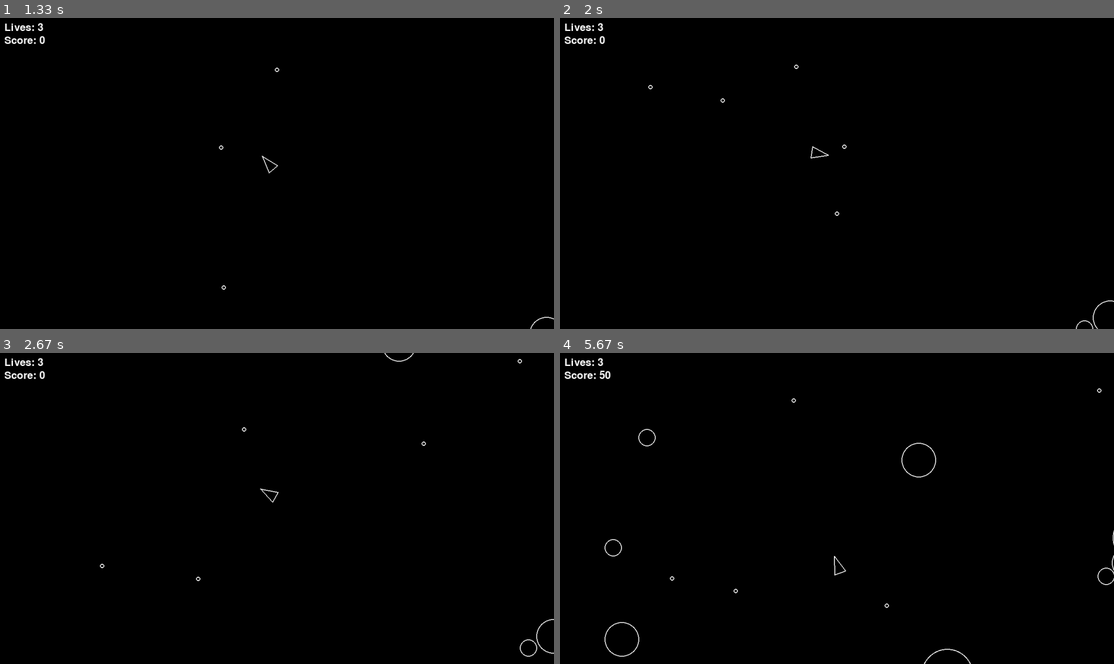
Above: before the commit, frames 1-4 (two rows, left to right).
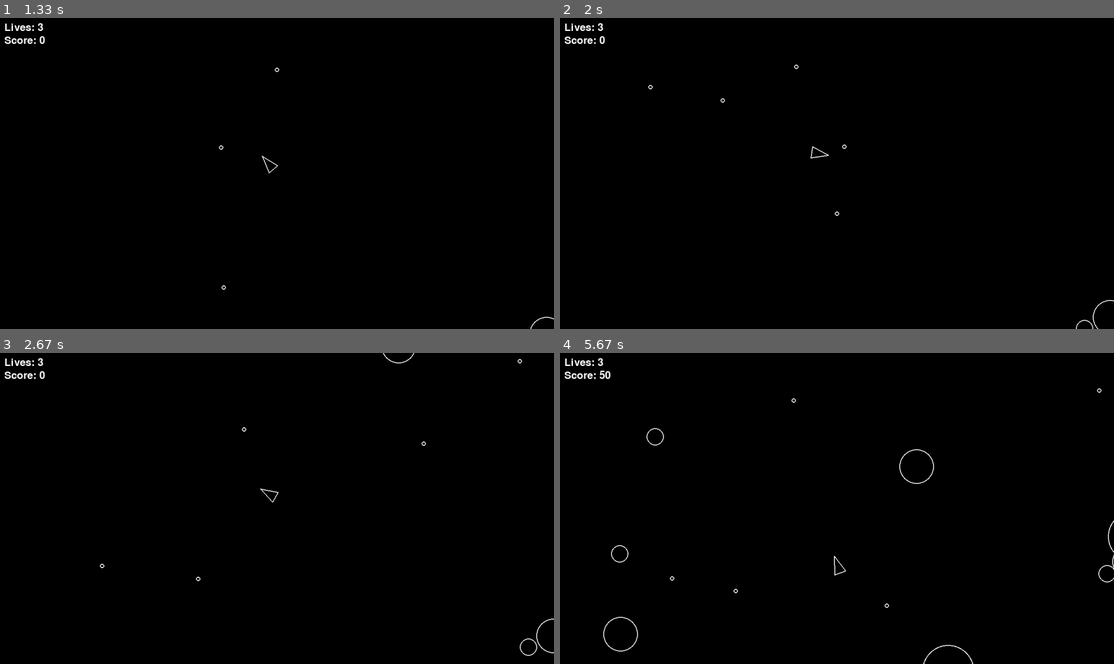
Above: after the commit, the same moments.

Repository: RAm13-dev/asteroid_game
Game: pygame game, started from main.py
The game is run twice, just before and just after one commit, with the same random seed, the same clock (stepped at 60 frames per second) and the same inputs.
Inputs:
- Up to frame 1 (1.33 s): tap Space at 0.33, 0.73, 1.03, 1.23 s; hold D 0.67-1.13 s; hold W from 1.17 s (still down)
- Up to frame 2 (2 s): release W at 1.47 s; hold D 1.5-1.97 s; tap Space at 1.57, 1.87 s
- Up to frame 3 (2.67 s): hold A 2-2.53 s; tap Space at 2.07, 2.37, 2.63 s; hold S from 2.57 s (still down)
- Up to frame 4 (5.67 s): release S at 2.87 s; hold A 2.9-3.3 s; tap Space at 2.97, 3.27, 3.4, 3.8, 4.1, 4.47, 4.87, 5.17, 5.37 s; hold W 3.33-3.7 s; hold D 3.73-4.37 s; hold S 4.4-4.77 s; hold A 4.8-5.27 s; hold D from 5.3 s (still down)

Frame 1 is identical in both runs. In frame 2, less than 0.1% of the frame differs, in the area x 93-100%, y 90-100%; in frame 3, 0.1%; in frame 4, 0.7%, in the area x 7-100%, y 24-100%.

Commit message:
Add difficulty scaling to asteroid spawns

Diff:
--- a/asteroidfield.py
+++ b/asteroidfield.py
@@ -1,94 +1,75 @@
+import random
+
 import pygame
 
-import random
-
 from asteroid import Asteroid
-
-from constants import *
-
-
-
+from constants import (
+    ASTEROID_KINDS,
+    ASTEROID_MAX_RADIUS,
+    ASTEROID_MIN_RADIUS,
+    ASTEROID_SPAWN_RATE_SECONDS,
+    SCREEN_HEIGHT,
+    SCREEN_WIDTH,
+)
 
 
 class AsteroidField(pygame.sprite.Sprite):
+    edges = [
+        [
+            pygame.Vector2(1, 0),
+            lambda y: pygame.Vector2(-ASTEROID_MAX_RADIUS, y * SCREEN_HEIGHT),
+        ],
+        [
+            pygame.Vector2(-1, 0),
+            lambda y: pygame.Vector2(
+                SCREEN_WIDTH + ASTEROID_MAX_RADIUS, y * SCREEN_HEIGHT
+            ),
+        ],
+        [
+            pygame.Vector2(0, 1),
+            lambda x: pygame.Vector2(x * SCREEN_WIDTH, -ASTEROID_MAX_RADIUS),
+        ],
+        [
+            pygame.Vector2(0, -1),
+            lambda x: pygame.Vector2(
+                x * SCREEN_WIDTH, SCREEN_HEIGHT + ASTEROID_MAX_RADIUS
+            ),
+        ],
+    ]
 
-        edges = [
+    def __init__(self):
+        pygame.sprite.Sprite.__init__(self, self.containers)
+        self.spawn_timer = 0.0
+        self.elapsed_time = 0.0
 
-                [
+    @staticmethod
+    def difficulty_multiplier(elapsed_time):
+        if elapsed_time <= 0:
+            return 1.0
+        return 1.0 + (elapsed_time / 60.0)
 
-                        pygame.Vector2(1, 0),
+    def spawn(self, radius, position, velocity):
+        asteroid = Asteroid(position.x, position.y, radius)
+        asteroid.velocity = velocity
 
-                        lambda y: pygame.Vector2(-ASTEROID_MAX_RADIUS, y * SCREEN_HEIGHT),
+    def update(self, dt, elapsed_time=None):
+        if elapsed_time is None:
+            self.elapsed_time += dt
+            elapsed_time = self.elapsed_time
+        else:
+            self.elapsed_time = elapsed_time
 
-                    ],
+        multiplier = self.difficulty_multiplier(elapsed_time)
 
-                [
+        self.spawn_timer += dt
+        spawn_rate = ASTEROID_SPAWN_RATE_SECONDS / multiplier
 
-                        pygame.Vector2(-1, 0),
-
-                        lambda y: pygame.Vector2(
-
-                                SCREEN_WIDTH + ASTEROID_MAX_RADIUS, y * SCREEN_HEIGHT
-
-                            ),
-
-                    ],
-
-                [
-
-                        pygame.Vector2(0, 1),
-
-                        lambda x: pygame.Vector2(x * SCREEN_WIDTH, -ASTEROID_MAX_RADIUS),
-
-                    ],
-
-                [
-
-                        pygame.Vector2(0, -1),
-
-                        lambda x: pygame.Vector2(
-
-                                x * SCREEN_WIDTH, SCREEN_HEIGHT + ASTEROID_MAX_RADIUS
-
-                            ),
-
-                    ],
-
-            ]
-
-
-
-        def __init__(self):
-
-                pygame.sprite.Sprite.__init__(self, self.containers)
-
-                self.spawn_timer = 0.0
-
-
-
-        def spawn(self, radius, position, velocity):
-
-                asteroid = Asteroid(position.x, position.y, radius)
-
-                asteroid.velocity = velocity
-
-        def update(self, dt):
-
-            self.spawn_timer += dt
-
-            if self.spawn_timer > ASTEROID_SPAWN_RATE_SECONDS:
-
-                self.spawn_timer = 0
-                edge = random.choice(self.edges)
-
-                speed = random.randint(40, 100)
-
-                velocity = edge[0] * speed
-
-                velocity = velocity.rotate(random.randint(-30, 30))
-
-                position = edge[1](random.uniform(0, 1))
-
-                kind = random.randint(1, ASTEROID_KINDS)
-
-                self.spawn(ASTEROID_MIN_RADIUS * kind, position, velocity)
+        if self.spawn_timer > spawn_rate:
+            self.spawn_timer = 0
+            edge = random.choice(self.edges)
+            speed = random.randint(40, 100) * multiplier
+            velocity = edge[0] * speed
+            velocity = velocity.rotate(random.randint(-30, 30))
+            position = edge[1](random.uniform(0, 1))
+            kind = random.randint(1, ASTEROID_KINDS)
+            self.spawn(ASTEROID_MIN_RADIUS * kind, position, velocity)
--- a/test_game.py
+++ b/test_game.py
@@ -16,6 +16,7 @@
 from player import Player
 from asteroid import Asteroid
 from shot import Shot
+from asteroidfield import AsteroidField
 from constants import (
     SCREEN_WIDTH, SCREEN_HEIGHT, PLAYER_RADIUS, ASTEROID_MIN_RADIUS,
     PLAYER_SPEED, PLAYER_TURN_SPEED, PLAYER_SHOOT_COOLDOWN_SECONDS,
@@ -288,6 +289,15 @@
             assert len(asteroids_created) == 0
 
 
+class TestAsteroidField:
+    """Tests for AsteroidField difficulty scaling"""
+
+    def test_difficulty_multiplier_starts_at_one(self):
+        """Ensure difficulty multiplier is 1 at elapsed_time = 0"""
+        field = AsteroidField()
+        assert field.difficulty_multiplier(0) == 1.0
+
+
 class TestGameMechanics:
     """Tests for game mechanics and scoring"""
 
